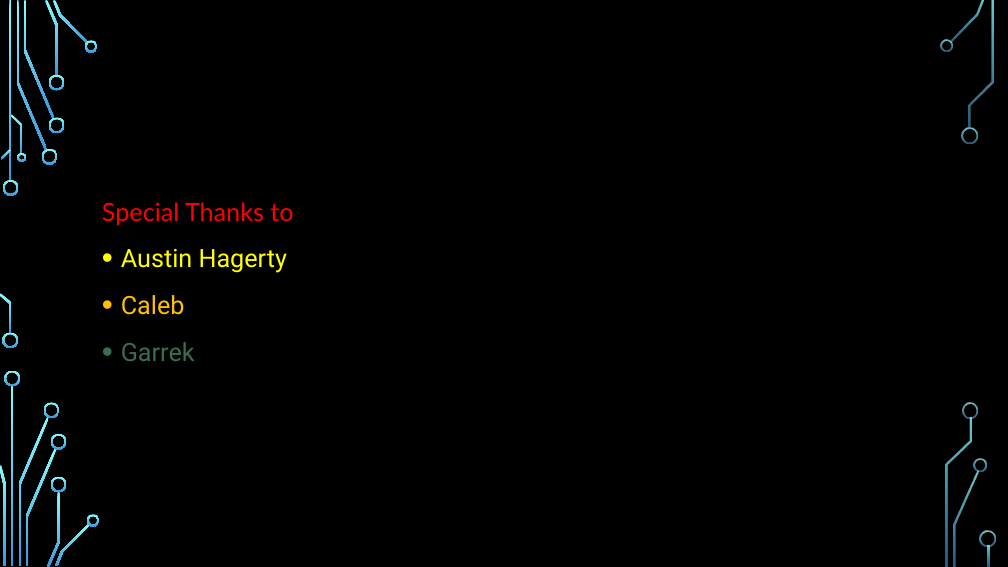
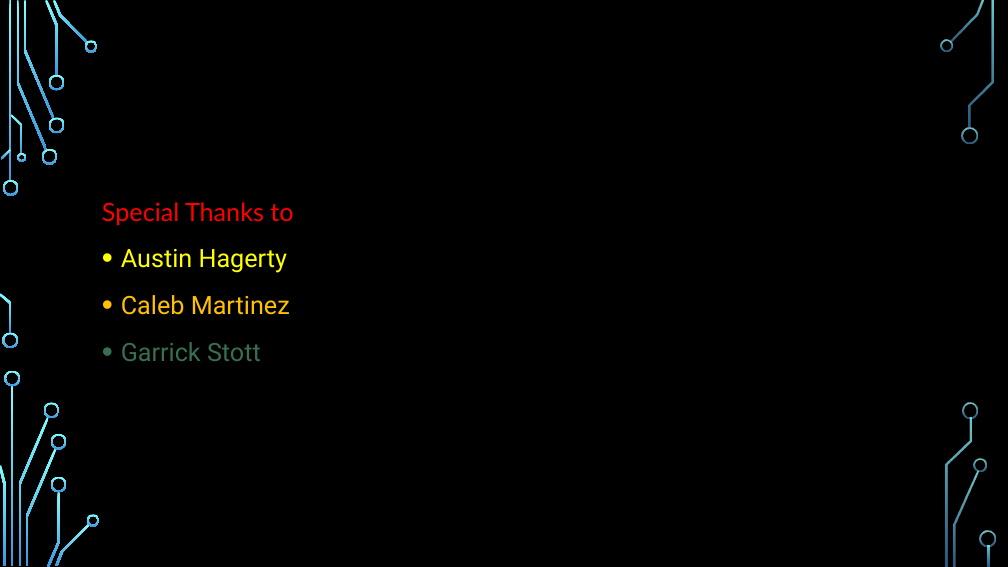
Before and after one commit to bsadagopa/StockMarketTracker, a slide deck: slide 7 of StockMarketTracker_1_0.pptx. Drawn at 1008x567 pixels with LibreOffice and Linux fonts; fonts in the diff are those of the drawing; background and template pictures are left out. Boxes give left, top, right and bottom in pixels: in the first picture for what was removed or moved away, otherwise in the second. Text is boxed around its words. In the diff, an @@ line names an element or a change of style, - is before the commit and + after.

Commit message:
presentation

```diff
--- a/StockMarketTracker_1_0.pptx
+++ b/StockMarketTracker_1_0.pptx
@@ text at box(121, 295, 290, 361): text changed; text colour #386F54 to #FFC000 @@
-• Caleb
-• Garrek
+• Caleb Martinez
+• Garrick Stott
```
